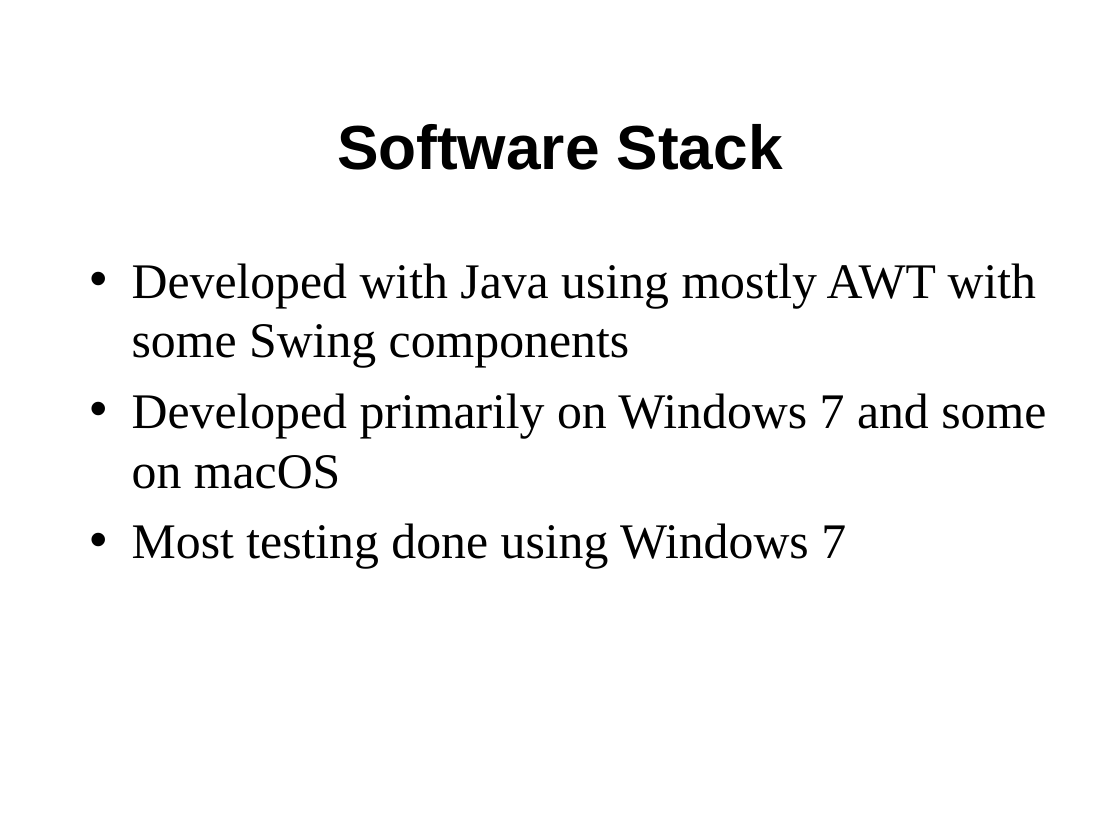
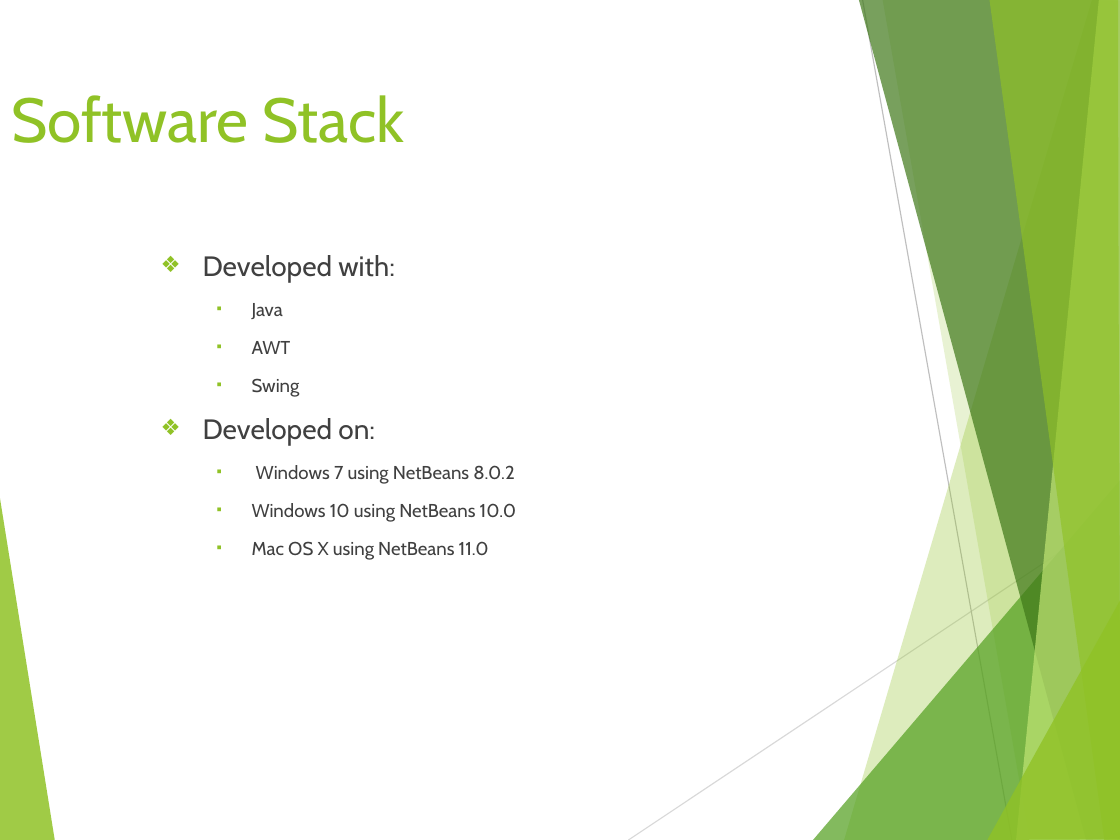
Before and after one commit to Horizonistic/CSCI230-Final-Project, a slide deck: slide 6 of FinalProjectPresentation—Larson+Grigoriadis.pptx. Drawn at 1120x840 pixels with LibreOffice and Linux fonts; fonts in the diff are those of the drawing. Boxes give left, top, right and bottom in pixels: in the first picture for what was removed or moved away, otherwise in the second. Text is boxed around its words. In the diff, an @@ line names an element or a change of style, - is before the commit and + after.

```diff
--- a/FinalProjectPresentation—Larson+Grigoriadis.pptx
+++ b/FinalProjectPresentation—Larson+Grigoriadis.pptx
@@ title "Software Stack": place and size @@
-title "Software Stack" at (337, 124, 783, 170)
+title "Software Stack" at (11, 95, 405, 143)
@@ title "Software Stack" at (11, 95, 405, 143): font Arial to Cabin, text colour #000000 to #90C226, bold off; alignment centre to left; vertical alignment middle to top @@
@@ text at (203, 255, 516, 560): text changed; size 32 to 12 pt; font Times New Roman to Cabin; text colour #000000 to #404040 @@
-• Developed with Java using mostly AWT with some Swing components
-• Developed primarily on Windows 7 and some on macOS
-• Most testing done using Windows 7
+❖ Developed with:
+  ▪ Java
+  ▪ AWT
+  ▪ Swing
+❖ Developed on:
+  ▪ Windows 7 using NetBeans 8.0.2
+  ▪ Windows 10 using NetBeans 10.0
+  ▪ Mac OS X using NetBeans 11.0
@@ group added at (0, 0, 1120, 840): 8 freeform shapes, 2 lines @@
```
Also in this commit, not shown: 9 other slides changed, 2 slides added.
